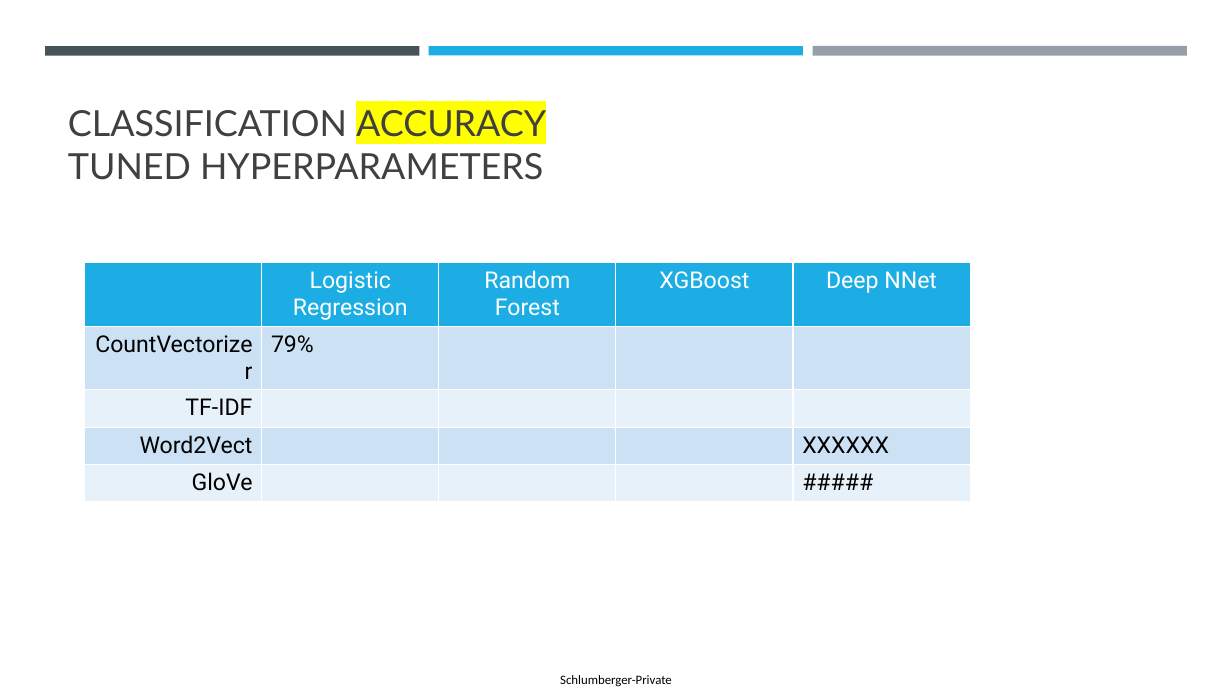
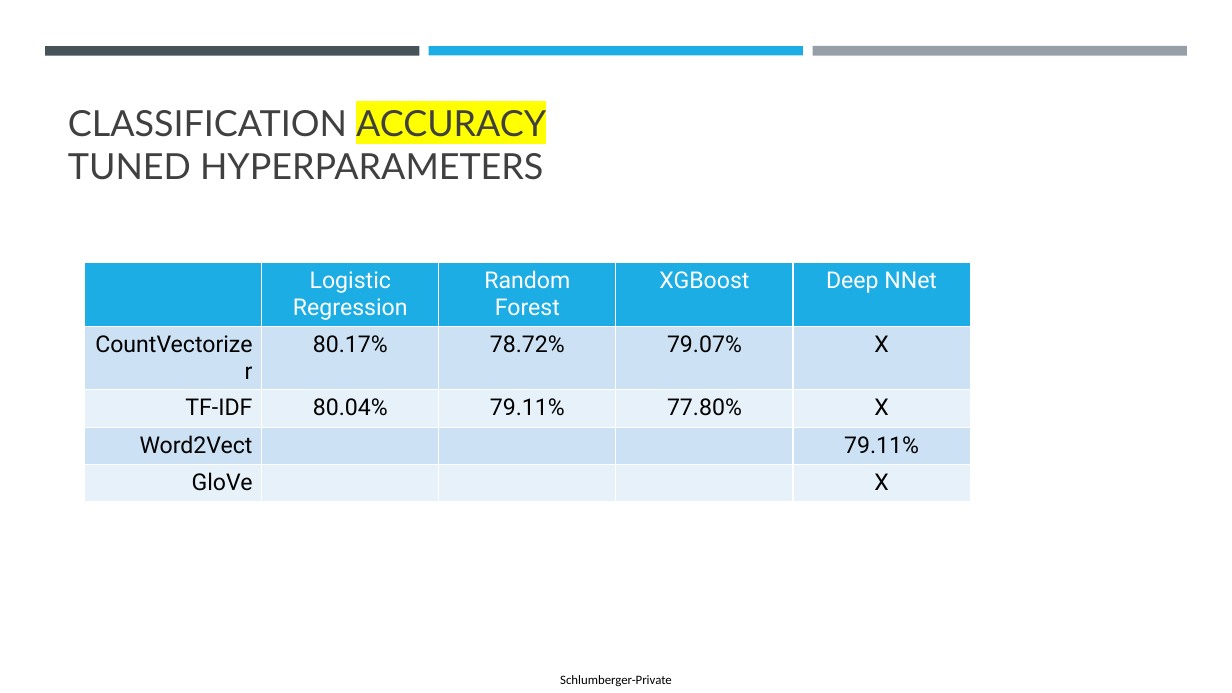
Before and after one commit to philipayazi/Disaster_Tweets, a slide deck: slide 6 of FinalProject_presentation.pptx. Drawn at 1232x693 pixels with LibreOffice and Linux fonts; fonts in the diff are those of the drawing. Boxes give left, top, right and bottom in pixels: in the first picture for what was removed or moved away, otherwise in the second. Text is boxed around its words. In the diff, an @@ line names an element or a change of style, - is before the commit and + after.

Commit message:
accuracy tbl partially filled

```diff
--- a/FinalProject_presentation.pptx
+++ b/FinalProject_presentation.pptx
@@ table at (85,262,972,495) @@
-row 2: CountVectorizer | 79% |  |  | 
+row 2: CountVectorizer | 80.17% | 78.72% | 79.07% | X
-row 3: TF-IDF |  |  |  | 
+row 3: TF-IDF | 80.04% | 79.11% | 77.80% | X
-row 4, column 5: XXXXXX
+row 4, column 5: 79.11%
-row 5, column 5: #####
+row 5, column 5: X
```
Also in this commit, not shown: 1 other slide changed.
